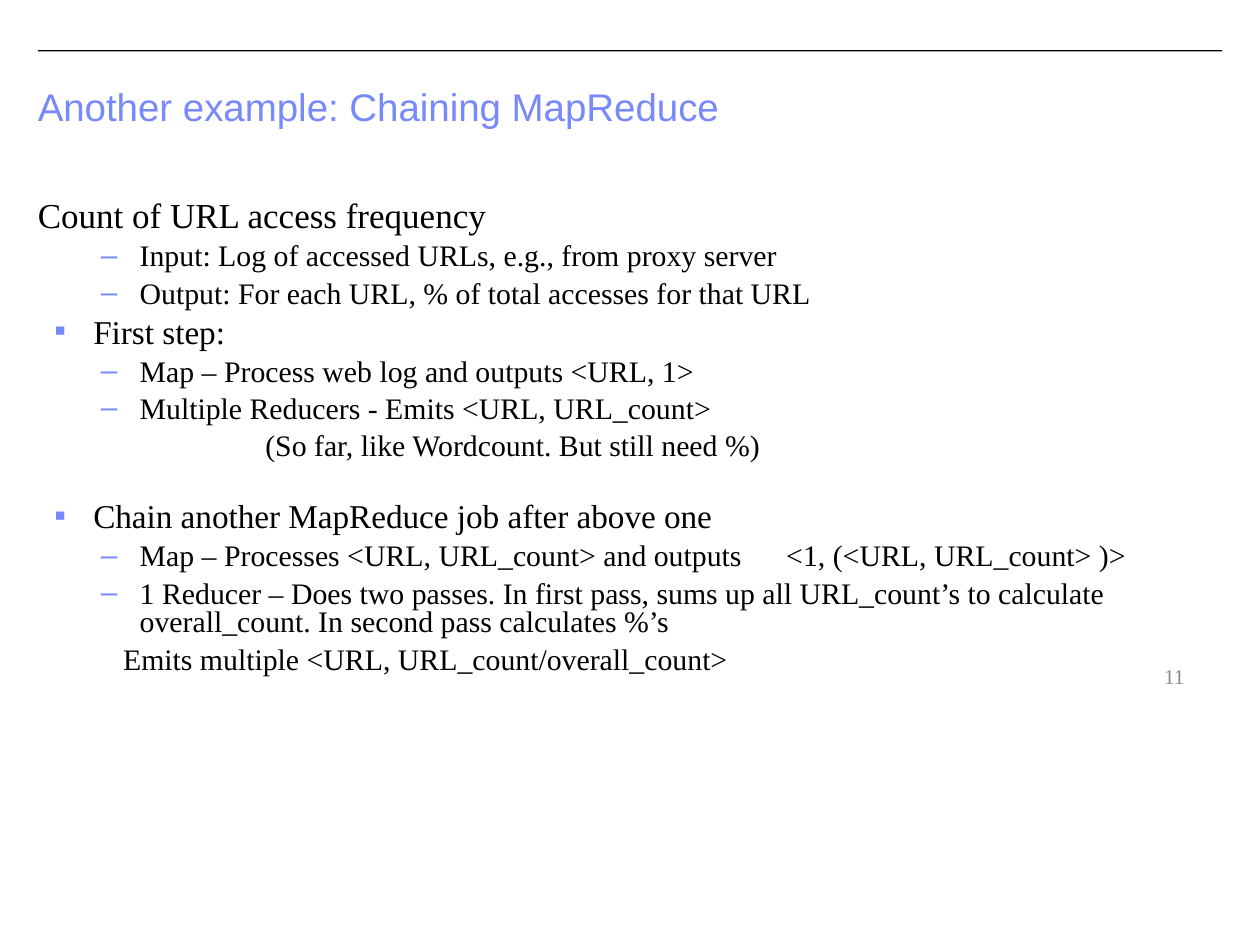
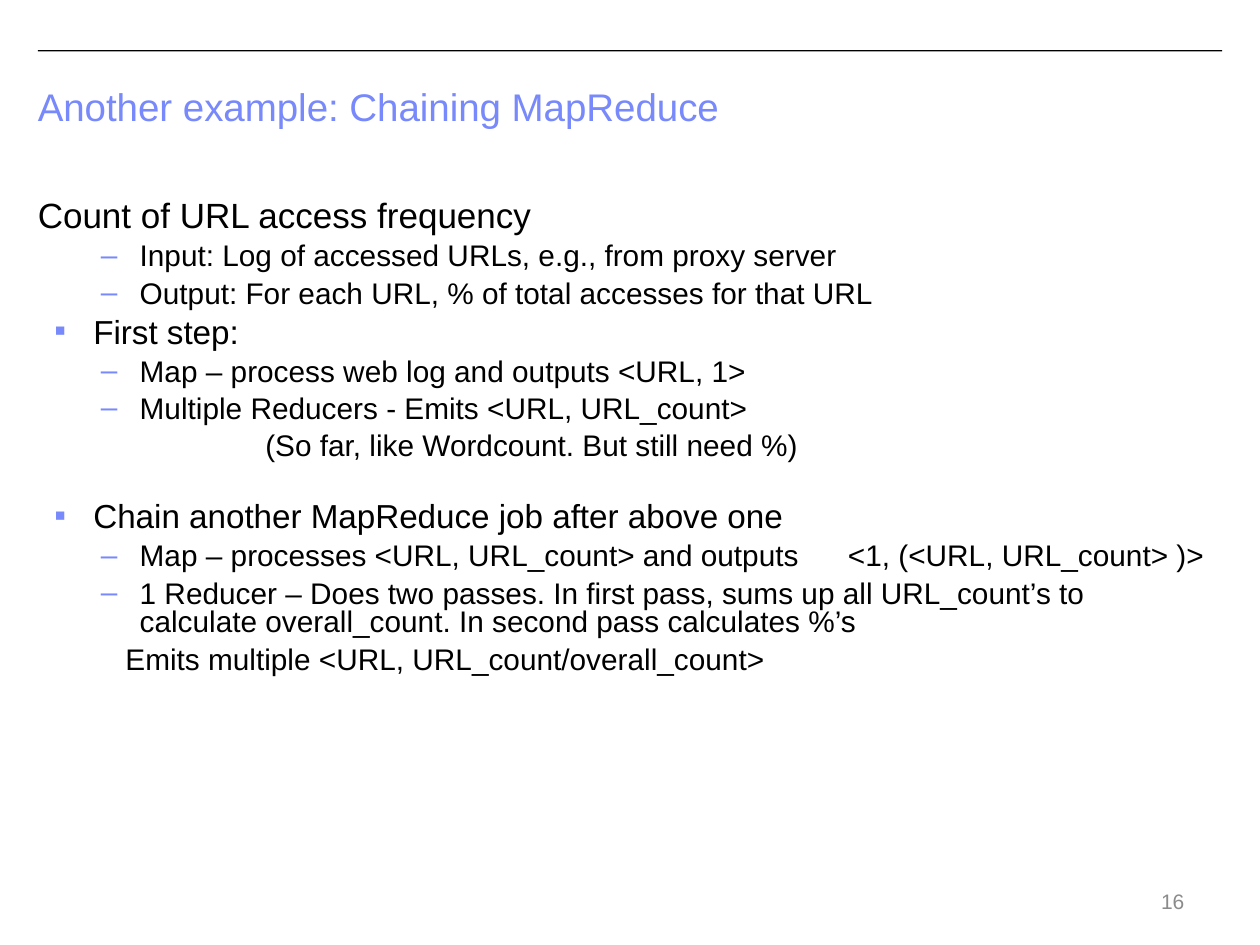
Before and after one commit to CS-W4121/cs-w4121.github.io, a slide deck: slide 16 of slides/Topic 6 - MapReduce and Spark.pptx (slide 11 before the commit). Drawn at 1260x945 pixels with LibreOffice and Linux fonts; fonts in the diff are those of the drawing. Boxes give left, top, right and bottom in pixels: in the first picture for what was removed or moved away, otherwise in the second. Text is boxed around its words. In the diff, an @@ line names an element or a change of style, - is before the commit and + after.

```diff
--- a/slides/Topic 6 - MapReduce and Spark.pptx
+++ b/slides/Topic 6 - MapReduce and Spark.pptx
@@ text at [38,202,1084,675]: font Times New Roman to Arial in "Count of URL access frequency", "Input: Log of accessed URLs, e.g., from ...", "Output: For each URL, % of total ...", "First step:" and 5 more places @@
@@ text at [140,360,746,387]: text changed; font Times New Roman to Arial @@
-  – Map – Process web log and outputs <URL, 1>
+  – Map – process web log and outputs <URL, 1>
@@ text at [140,544,1168,572]: text changed; font Times New Roman to Arial @@
-  – Map – Processes <URL, URL_count> and outputs <1, (<URL, URL_count> )>
+  – Map – processes <URL, URL_count> and outputs <1, (<URL, URL_count> )>
@@ page number removed at [1164,670,1184,684] @@
-11
@@ page number added at [1161,894,1184,909], 12 pt, text #8C8C8C @@
+16
```
Also in this commit, not shown: 14 other slides changed, 5 slides added, 3 slides removed, 1 other file.
